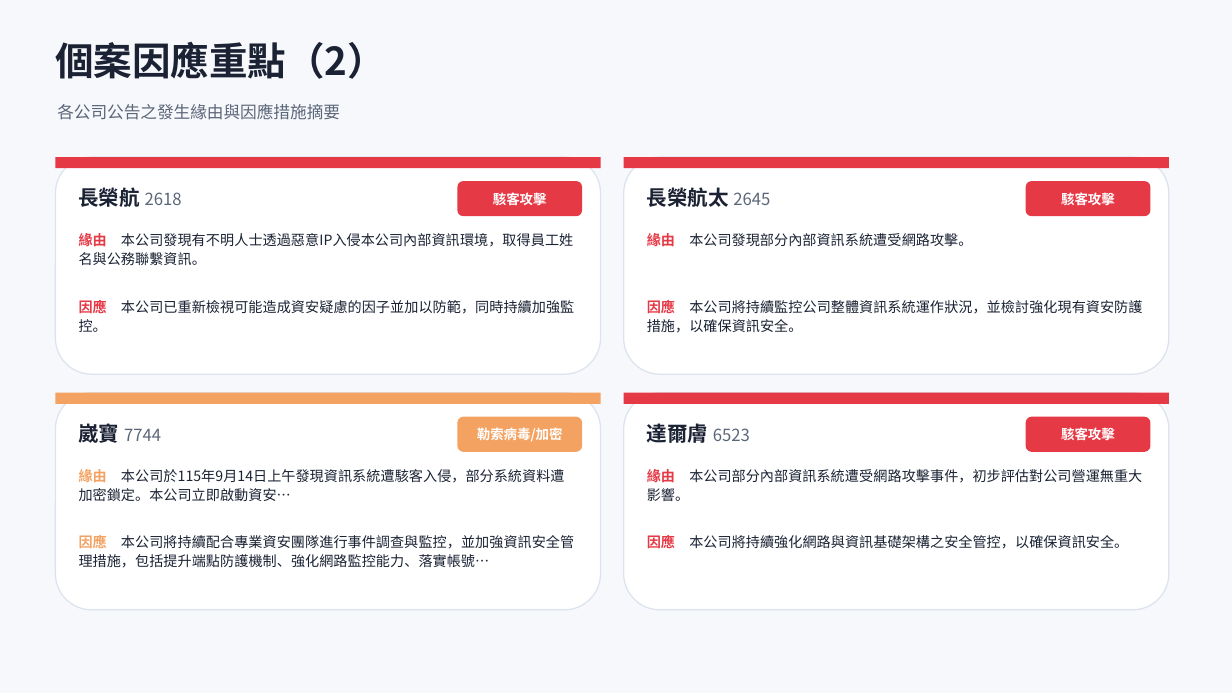
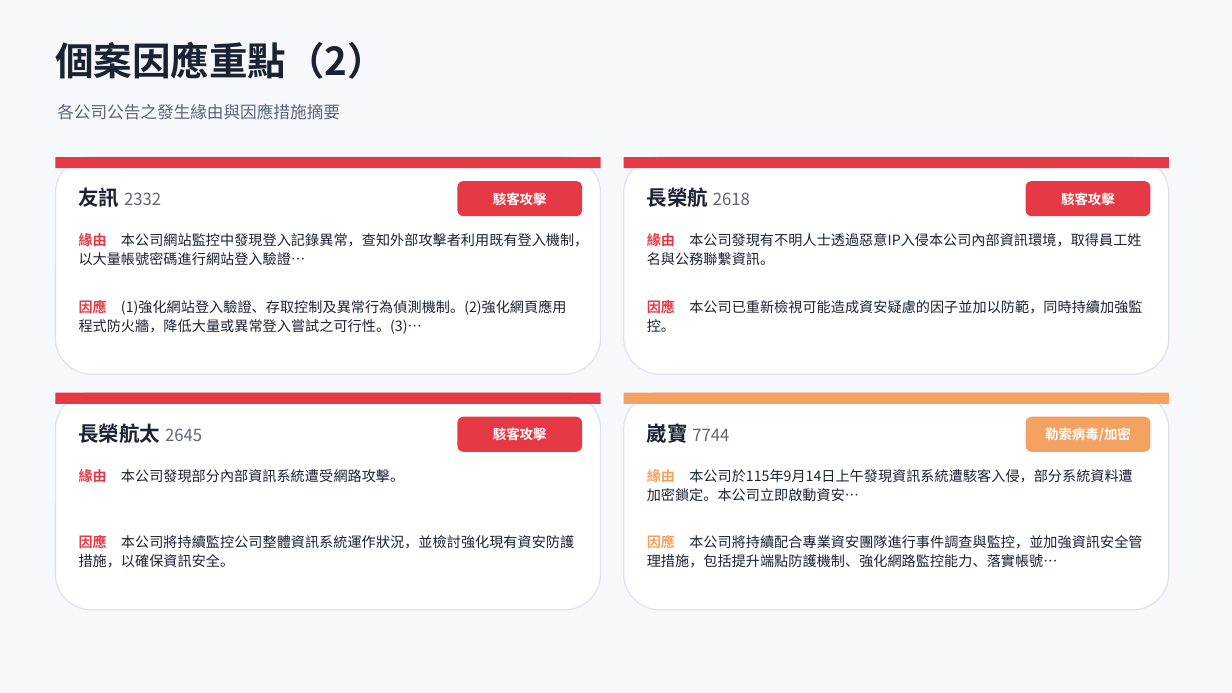
Before and after one commit to Johnnylin77/mops-isec-monitor, a slide deck: slide 7 of 資安事件因應分析.pptx. Drawn at 1232x693 pixels with LibreOffice and Linux fonts; fonts in the diff are those of the drawing. Boxes give left, top, right and bottom in pixels: in the first picture for what was removed or moved away, otherwise in the second. Text is boxed around its words. In the diff, an @@ line names an element or a change of style, - is before the commit and + after.

```diff
--- a/資安事件因應分析.pptx
+++ b/資安事件因應分析.pptx
@@ text at <box>79,187,161,207</box>: text changed @@
-長榮航 2618
+友訊 2332
@@ text at <box>647,187,750,207</box>: text changed; size 16 to 13 pt; text colour #1A2233 to #5C6679; bold off @@
-長榮航太 2645
+長榮航 2618
@@ text at <box>79,231,588,265</box>: text changed @@
-緣由 本公司發現有不明人士透過惡意IP入侵本公司內部資訊環境，取得員工姓名與公務聯繫資訊。
+緣由 本公司網站監控中發現登入記錄異常，查知外部攻擊者利用既有登入機制，以大量帳號密碼進行網站登入驗證…
@@ text at <box>647,231,1141,265</box>: text changed @@
-緣由 本公司發現部分內部資訊系統遭受網路攻擊。
+緣由 本公司發現有不明人士透過惡意IP入侵本公司內部資訊環境，取得員工姓名與公務聯繫資訊。
@@ text at <box>79,298,567,334</box>: text changed @@
-因應 本公司已重新檢視可能造成資安疑慮的因子並加以防範，同時持續加強監控。
+因應 (1)強化網站登入驗證、存取控制及異常行為偵測機制。(2)強化網頁應用程式防火牆，降低大量或異常登入嘗試之可行性。(3)…
@@ text at <box>647,298,1142,316</box>: text changed @@
-因應 本公司將持續監控公司整體資訊系統運作狀況，並檢討強化現有資安防護措施，以確保資訊安全。
+因應 本公司已重新檢視可能造成資安疑慮的因子並加以防範，同時持續加強監控。
@@ rectangle at <box>55,393,601,404</box>: fill #F4A261 to #E63946 @@
@@ rounded rectangle at <box>457,417,582,452</box>: fill #F4A261 to #E63946 @@
@@ rectangle at <box>624,393,1169,404</box>: fill #E63946 to #F4A261 @@
@@ rounded rectangle at <box>1026,417,1151,452</box>: fill #E63946 to #F4A261 @@
@@ text at <box>79,423,202,443</box>: text changed; size 13 to 16 pt; text colour #5C6679 to #1A2233; bold on @@
-崴寶 7744
+長榮航太 2645
@@ text at <box>493,427,547,440</box>: text changed @@
-勒索病毒/加密
+駭客攻擊
@@ text at <box>647,421,729,447</box>: text changed @@
-達爾膚 6523
+崴寶 7744
@@ text at <box>1045,427,1131,442</box>: text changed @@
-駭客攻擊
+勒索病毒/加密
@@ text at <box>79,467,404,485</box>: text changed @@
-緣由 本公司於115年9月14日上午發現資訊系統遭駭客入侵，部分系統資料遭加密鎖定。本公司立即啟動資安…
+緣由 本公司發現部分內部資訊系統遭受網路攻擊。
@@ text at <box>647,467,1133,501</box>: text changed @@
-緣由 本公司部分內部資訊系統遭受網路攻擊事件，初步評估對公司營運無重大影響。
+緣由 本公司於115年9月14日上午發現資訊系統遭駭客入侵，部分系統資料遭加密鎖定。本公司立即啟動資安…
@@ text at <box>79,533,574,568</box>: text changed @@
-因應 本公司將持續配合專業資安團隊進行事件調查與監控，並加強資訊安全管理措施，包括提升端點防護機制、強化網路監控能力、落實帳號…
+因應 本公司將持續監控公司整體資訊系統運作狀況，並檢討強化現有資安防護措施，以確保資訊安全。
@@ text at <box>647,533,1142,568</box>: text changed @@
-因應 本公司將持續強化網路與資訊基礎架構之安全管控，以確保資訊安全。
+因應 本公司將持續配合專業資安團隊進行事件調查與監控，並加強資訊安全管理措施，包括提升端點防護機制、強化網路監控能力、落實帳號…
```
Also in this commit, not shown: 6 other slides changed, 2 other files.
